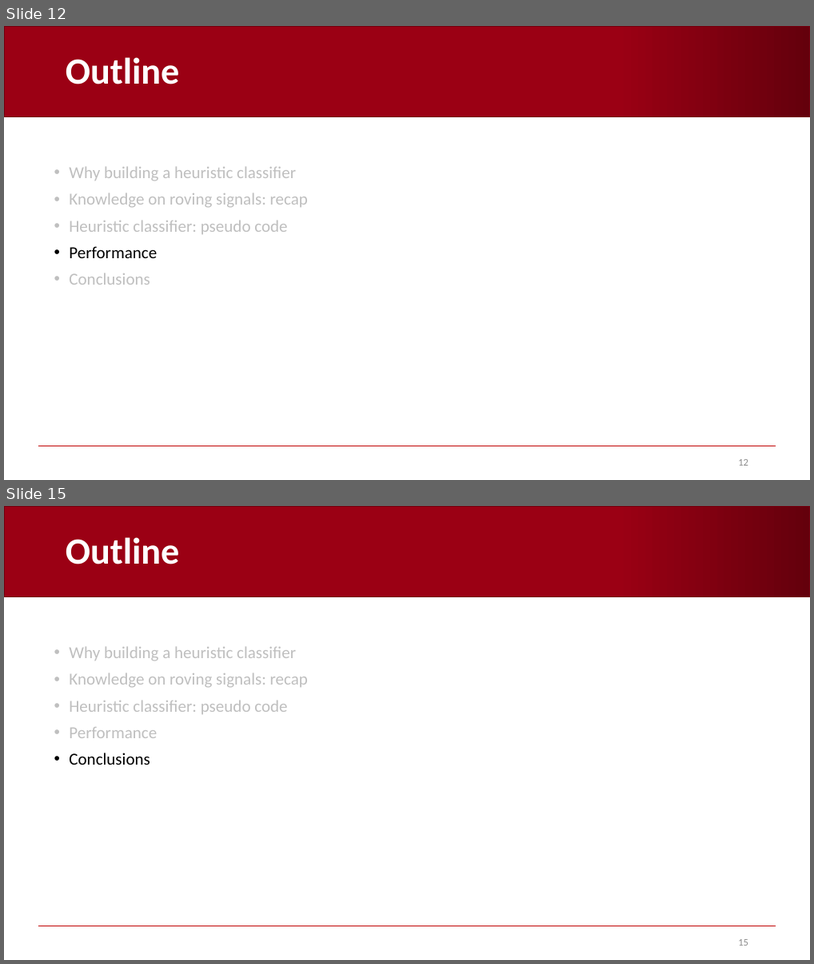
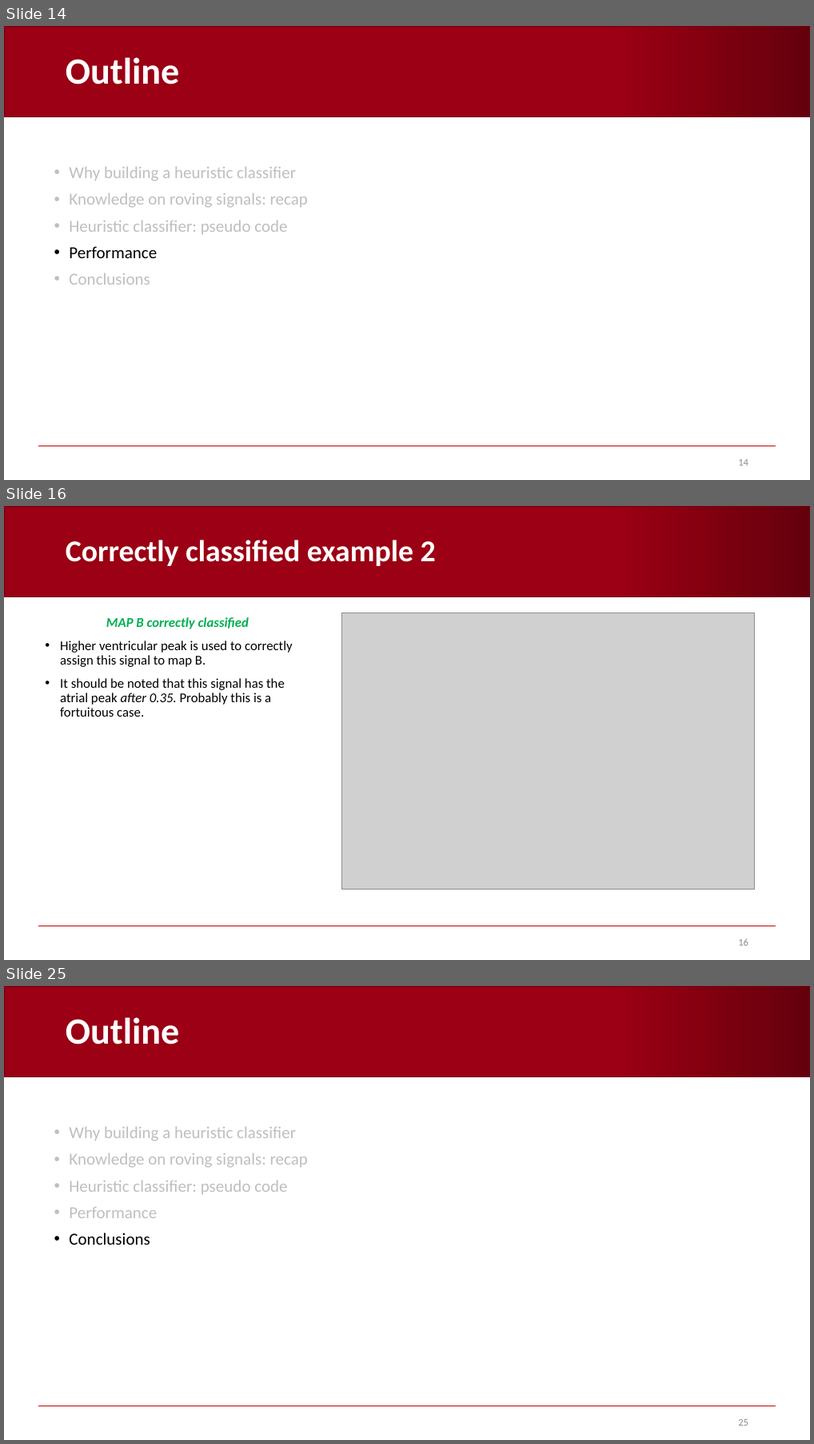
Before and after one commit to AndreaCorrado00/Tesi_magistrale_Corrado_Andrea, a slide deck: Documentation/5. Heuristic classifier.pptx. Shown one above the other, each under a label of ours: slides 12 and 15 before the commit, slides 14, 16 and 25 after it; the slides between them are not shown. The pictures are 814x964 and 814x1444 pixels, drawn with LibreOffice and Linux fonts; fonts in the diff are those of the drawing; grey boxes stand for pictures; background and template pictures are left out. Boxes give left, top, right and bottom in pixels: in the first picture for what was removed or moved away, otherwise in the second. Text is boxed around its words. In the diff, an @@ line names an element or a change of style, - is before the commit and + after.

```diff
--- a/Documentation/5. Heuristic classifier.pptx
+++ b/Documentation/5. Heuristic classifier.pptx
@@ slide 16 added at (4, 506, 810, 960), background #FFFFFF; not listed: 2 template elements that a slide beside it also shows @@
@@ title added at (66, 540, 436, 566), 36 pt, text #FFFFFF, bold @@
+Correctly classified example 2
@@ text added at (60, 617, 293, 716), 16 pt, text #000000 @@
+MAP B correctly classified
+• Higher ventricular peak is used to correctly assign this signal to map B.
+• It should be noted that this signal has the atrial peak after 0.35. Probably this is a fortuitous case.
@@ picture added at (342, 613, 754, 889) @@
@@ page number added at (738, 938, 749, 945), 12 pt, text #8C8C8C @@
+16
@@ what was slide 12 is now slide 14 @@
@@ page number at (738, 459, 749, 465): text changed @@
-12
+14
@@ what was slide 15 is now slide 25 @@
@@ page number at (738, 1419, 749, 1425): text changed @@
-15
+25
```
Also in this commit, not shown: 7 slides changed, 9 other slides added, 15 other files.
